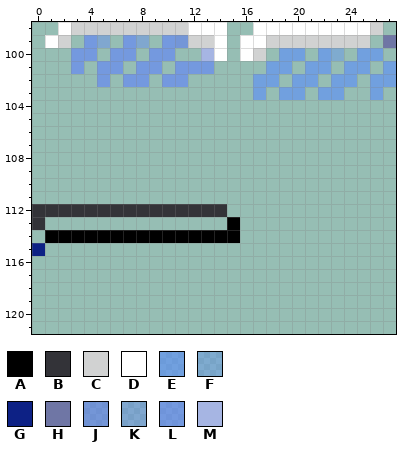
One commit to this pixel-art file: asesprite/cliffs.aseprite. The picture above was drawn from the file before the commit.
96x128 pixels, 1 frame. Colours within 5 levels of each other are drawn and written as one. Shown: x 0..27, y 98..121.
Palette (. is transparent): A #000000  B #333338  C #d1d2d2  D #ffffff  E #598cfb9a  F #598cfc5f  G #0d2185  H #6f76a5  J #5e7cee9a  K #5b81fc5f  L #5d81fb9a  M #a6b5e3
Pixels before, first column x 0:
 98 ..DCCCCCCCCCDDD..DDDDDDDDDC.
 99 .DC.LK.LK.LJCCD.DDCCCCCCCC.H
100 ...LL.LL.LL..MD.DC.EE.EF.EE.
101 ...L.LL.LL.LLL....EE.EE.EE.E
102 .....L.LL.LL.....EE.EE.EE.EE
103 .................E.EE.EE..E.
104 ............................
105 ............................
106 ............................
107 ............................
108 ............................
109 ............................
110 ............................
111 ............................
112 BBBBBBBBBBBBBBB.............
113 B..............A............
114 .AAAAAAAAAAAAAAA............
115 G...........................
The result:
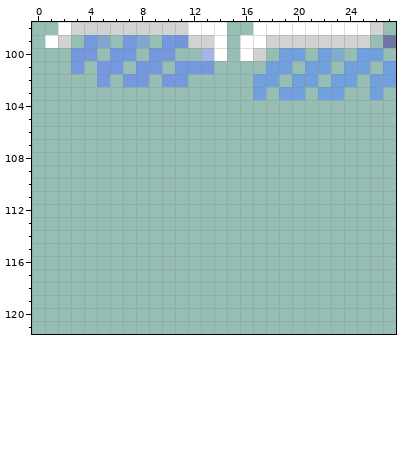
The exact change:
Changed rows in their new state; - is an unchanged pixel.
first column x 0:
112 ...............-
113 .--------------.
114 -...............
115 .---------------
Boxes around the changes in both pictures, in picture pixels (x1, y1, x2, y2):
erased: (32, 204, 240, 256)
